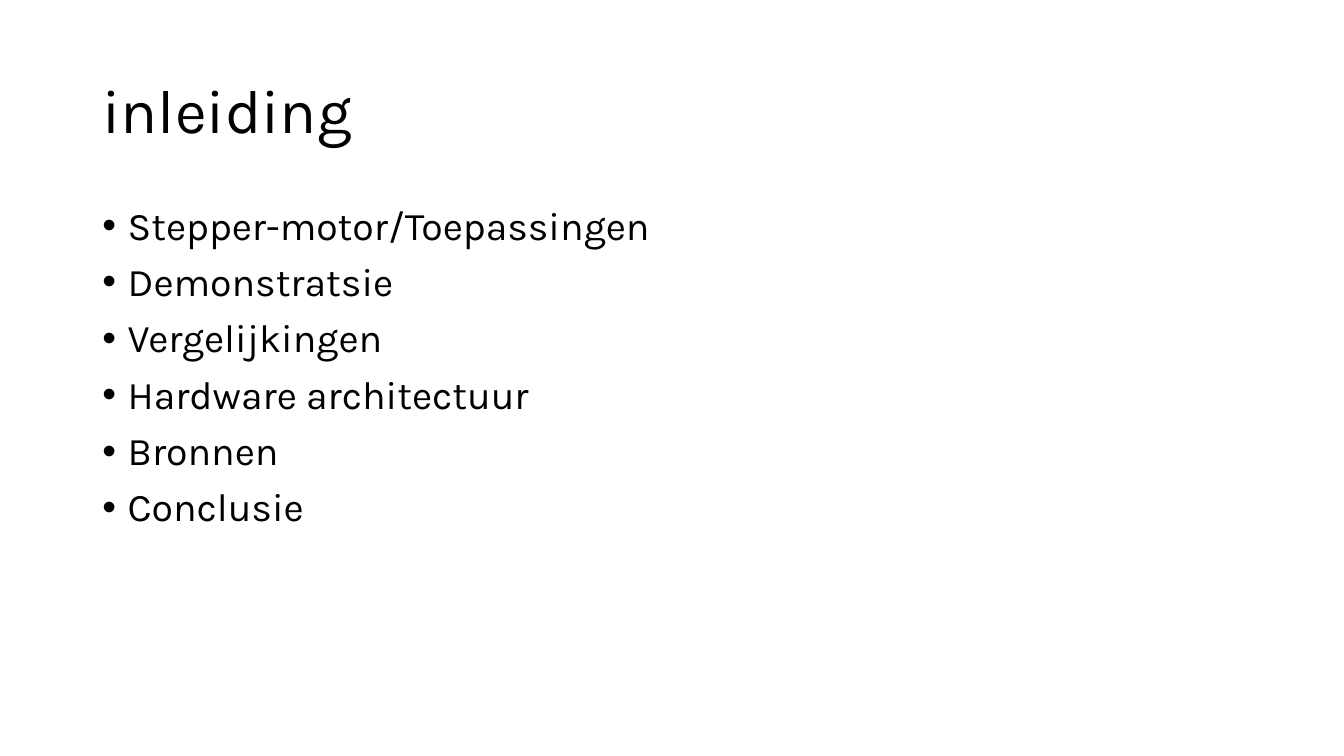
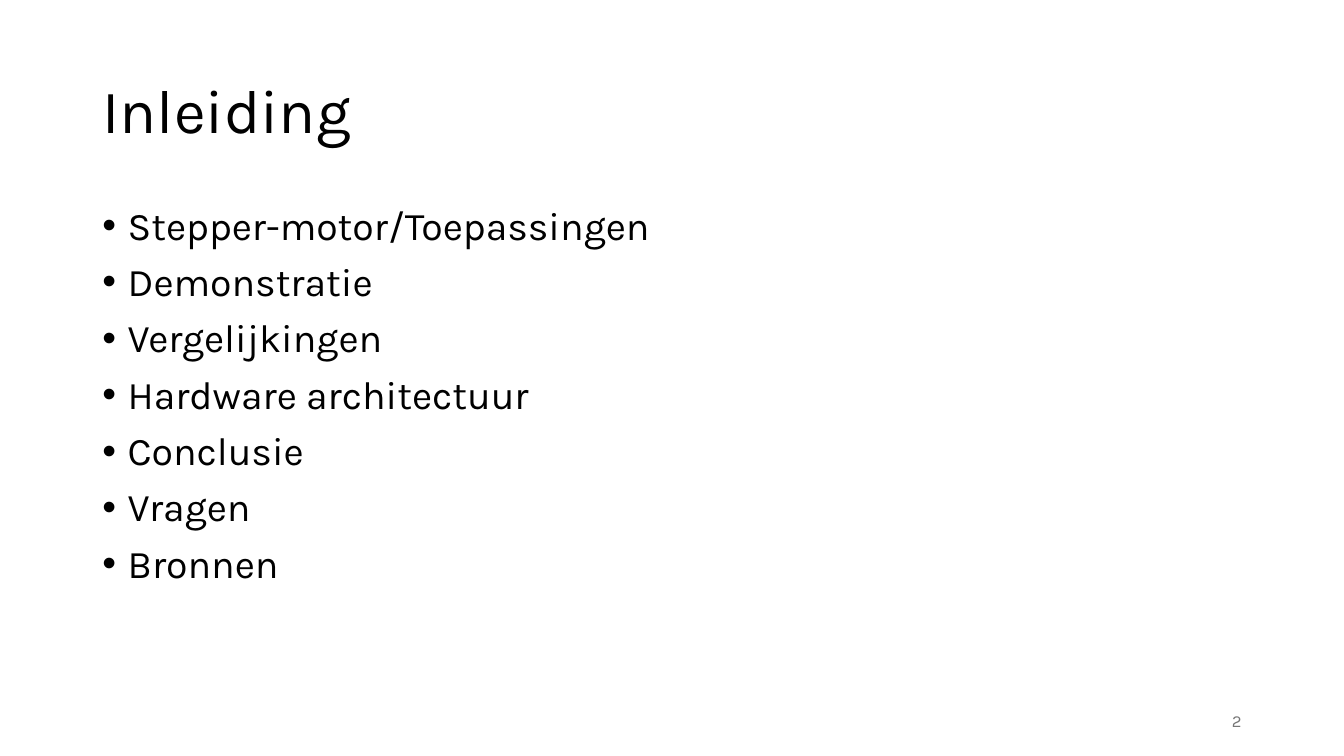
Before and after one commit to delamiro/Embedded-Stepper-Motor, a slide deck: slide 2 of docs/presentatie.odp. Drawn at 1344x756 pixels with LibreOffice and Linux fonts; fonts in the diff are those of the drawing. Boxes give left, top, right and bottom in pixels: in the first picture for what was removed or moved away, otherwise in the second. Text is boxed around its words. In the diff, an @@ line names an element or a change of style, - is before the commit and + after.

```diff
--- a/docs/presentatie.odp
+++ b/docs/presentatie.odp
@@ title at bbox=[102, 90, 350, 148]: text changed @@
-inleiding
+Inleiding
@@ text at bbox=[128, 269, 373, 297]: text changed @@
-• Demonstratsie
+• Demonstratie
@@ text at bbox=[128, 438, 304, 531]: paragraphs added @@
+• Conclusie
+• Vragen
@@ text at bbox=[128, 494, 304, 522]: paragraph removed @@
-• Conclusie
@@ page number added at bbox=[1232, 716, 1242, 727], 12 pt, text #767676 @@
+2
```
Also in this commit, not shown: 5 other slides changed, 4 slides added, 2 slides removed.
